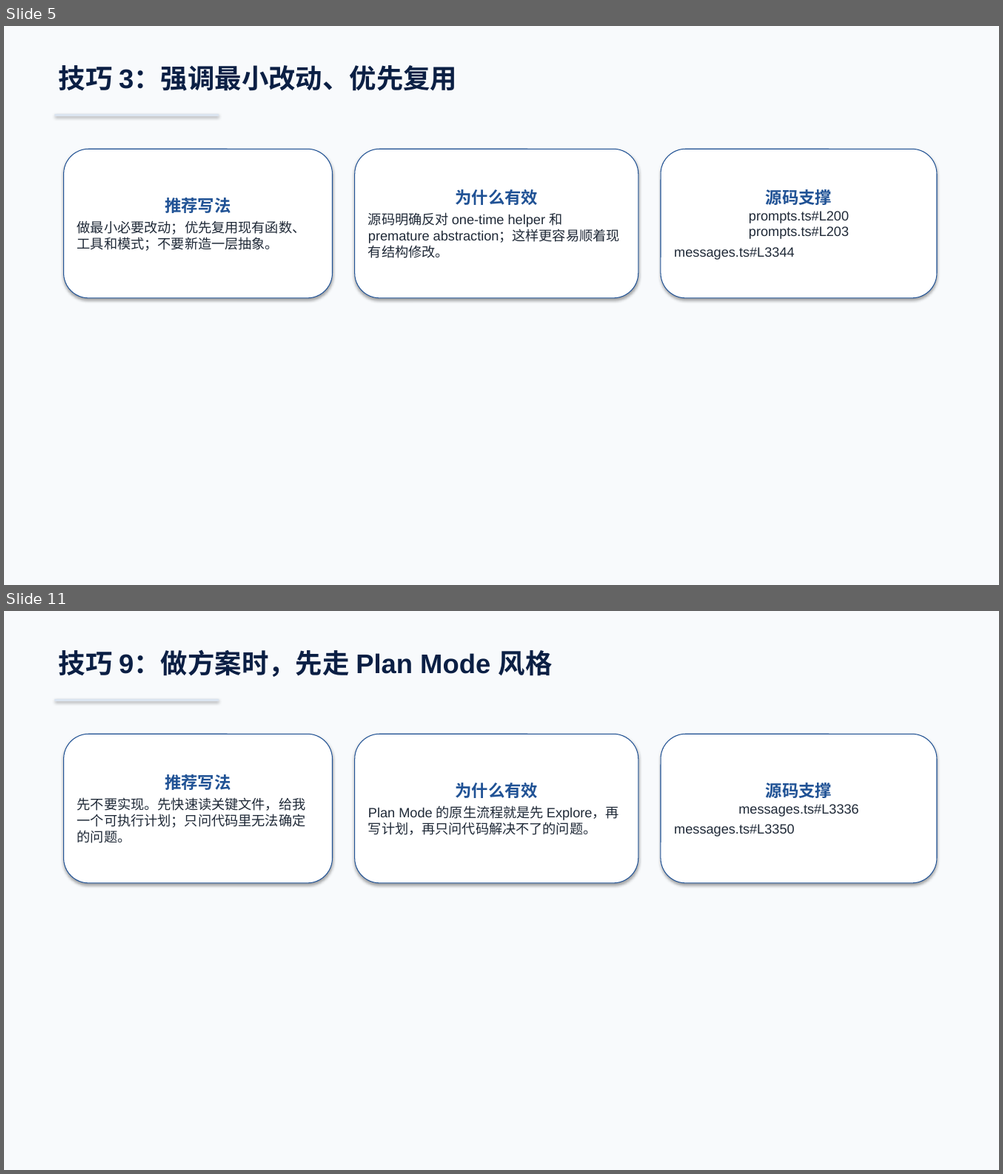
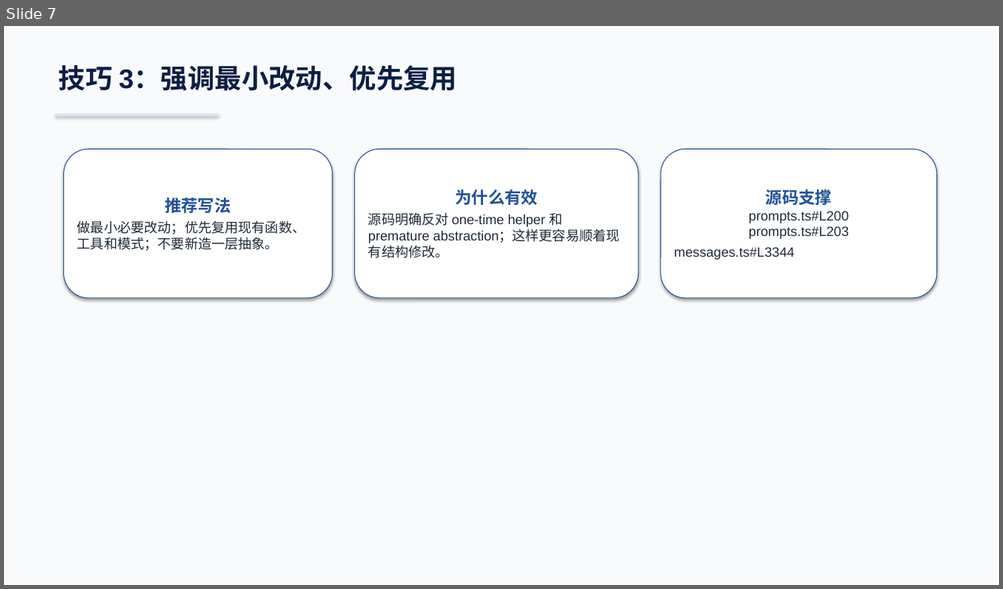
Before and after one commit to boboliu-1010/ccode, a slide deck: docs/zh/09-Claude Code 使用技巧与注意事项-WPS兼容版.pptx. Shown one above the other, each under a label of ours: slides 5 and 11 before the commit, slide 7 after it; the slides between them are not shown. The pictures are 1003x1174 and 1003x589 pixels, drawn with LibreOffice and Linux fonts; fonts in the diff are those of the drawing. Boxes give left, top, right and bottom in pixels: in the first picture for what was removed or moved away, otherwise in the second. Text is boxed around its words. In the diff, an @@ line names an element or a change of style, - is before the commit and + after.

```diff
--- a/docs/zh/09-Claude Code 使用技巧与注意事项-WPS兼容版.pptx
+++ b/docs/zh/09-Claude Code 使用技巧与注意事项-WPS兼容版.pptx
@@ slide 11 removed at (4, 611, 999, 1170), background #F8FAFC @@
@@ text removed at (59, 650, 552, 677) @@
-技巧 9：做方案时，先走 Plan Mode 风格
@@ rectangle removed at (55, 699, 219, 701) @@
@@ rounded rectangle removed at (64, 734, 333, 883) @@
-推荐写法
-先不要实现。先快速读关键文件，给我一个可执行计划；只问代码里无法确定的问题。
@@ rounded rectangle removed at (355, 734, 638, 883) @@
-为什么有效
-Plan Mode 的原生流程就是先 Explore，再写计划，再只问代码解决不了的问题。
@@ rounded rectangle removed at (660, 734, 936, 883) @@
-源码支撑
-messages.ts#L3336
-messages.ts#L3350
@@ what was slide 5 is now slide 7 @@
```
Also in this commit, not shown: 7 slides changed, 4 slides added, 2 other slides removed, 2 other files.
